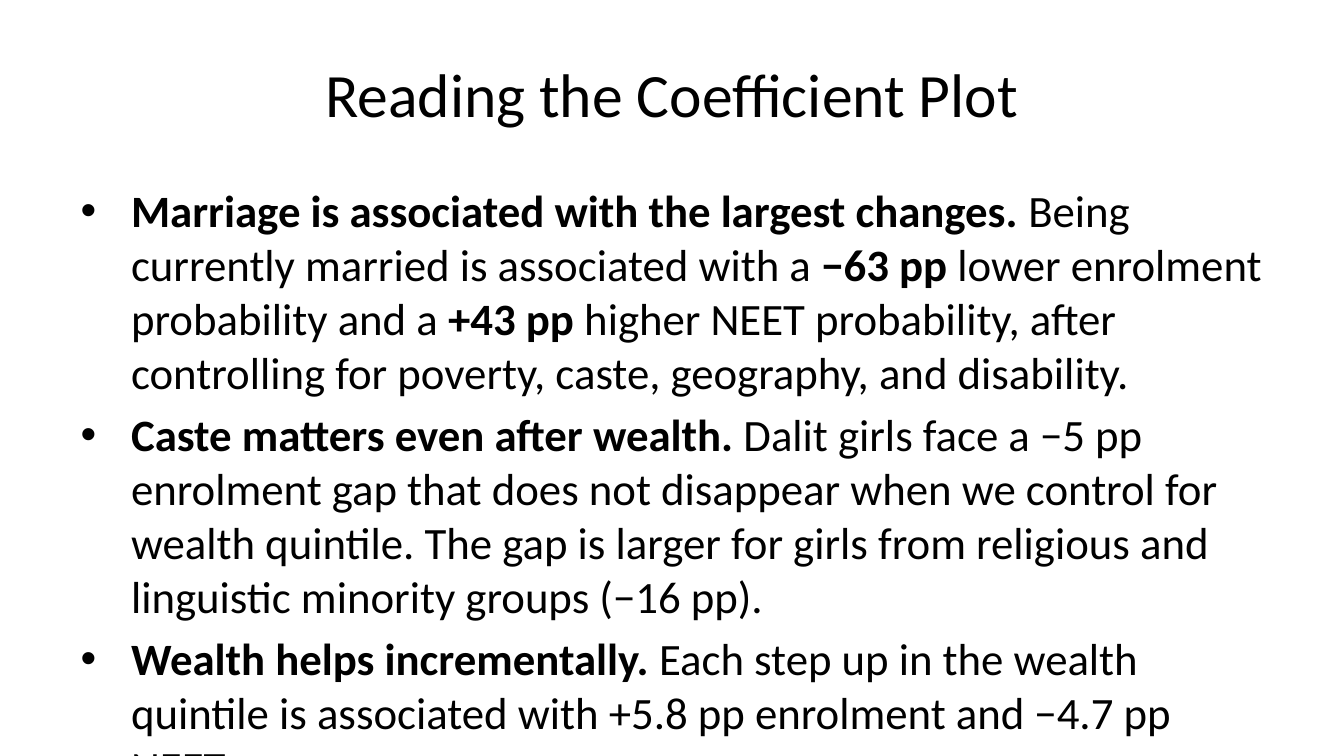
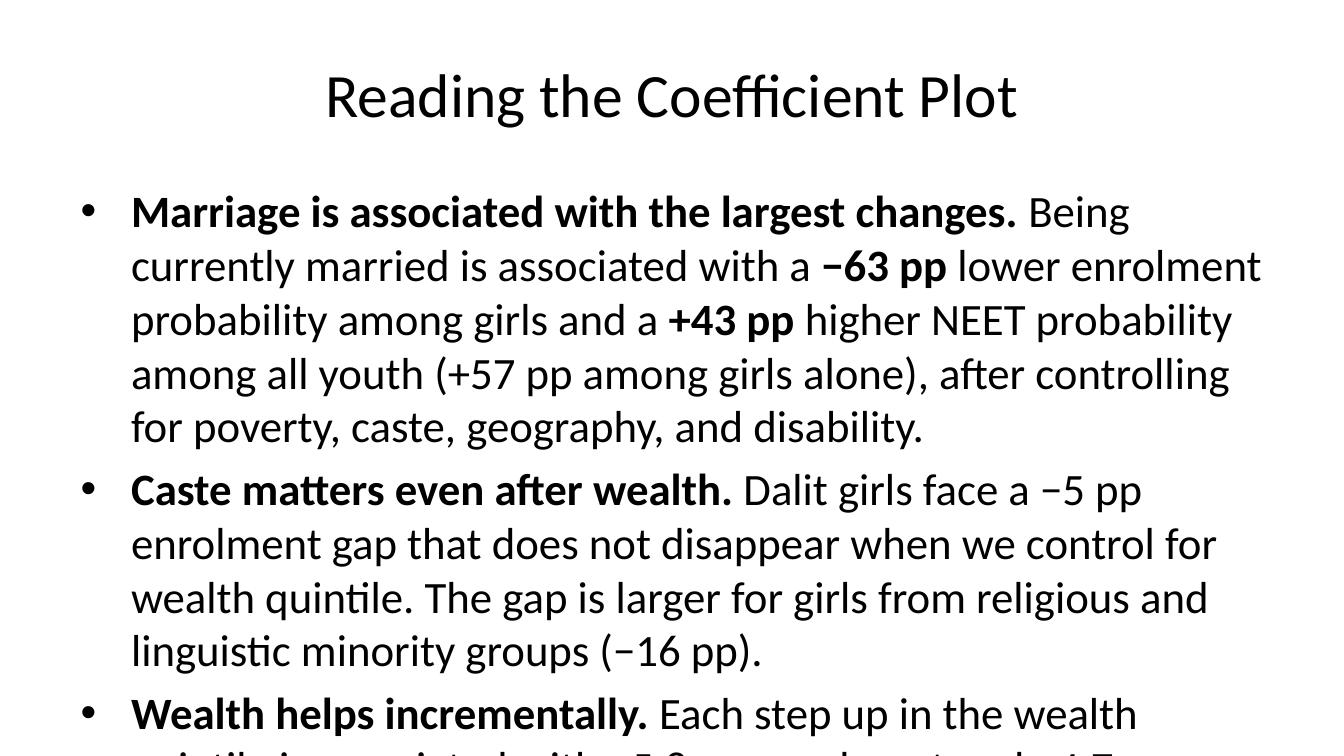
Before and after one commit to hgrueso/nepal-cost-of-inaction, a slide deck: slide 20 of reports/nepal_slides_en.pptx. Drawn at 1344x756 pixels with LibreOffice and Linux fonts; fonts in the diff are those of the drawing. Boxes give left, top, right and bottom in pixels: in the first picture for what was removed or moved away, otherwise in the second. Text is boxed around its words. In the diff, an @@ line names an element or a change of style, - is before the commit and + after.

```diff
--- a/reports/nepal_slides_en.pptx
+++ b/reports/nepal_slides_en.pptx
@@ text at <box>131,195,1262,450</box>: text changed @@
-• Marriage is associated with the largest changes. Being currently married is associated with a −63 pp lower enrolment probability and a +43 pp higher NEET probability, after controlling for poverty, caste, geography, and disability.
+• Marriage is associated with the largest changes. Being currently married is associated with a −63 pp lower enrolment probability among girls and a +43 pp higher NEET probability among all youth (+57 pp among girls alone), after controlling for poverty, caste, geography, and disability.
```
Also in this commit, not shown: 18 other files.
